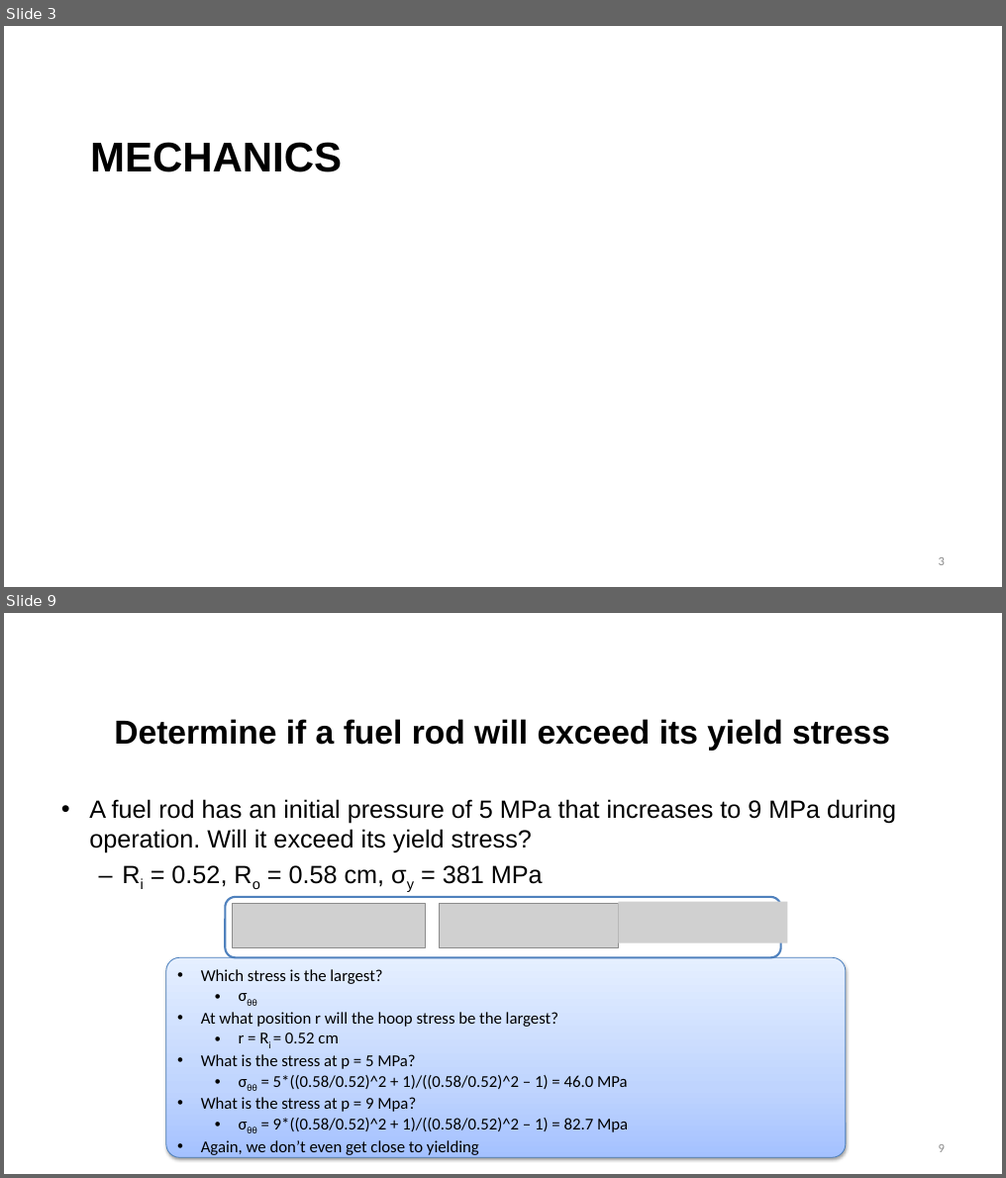
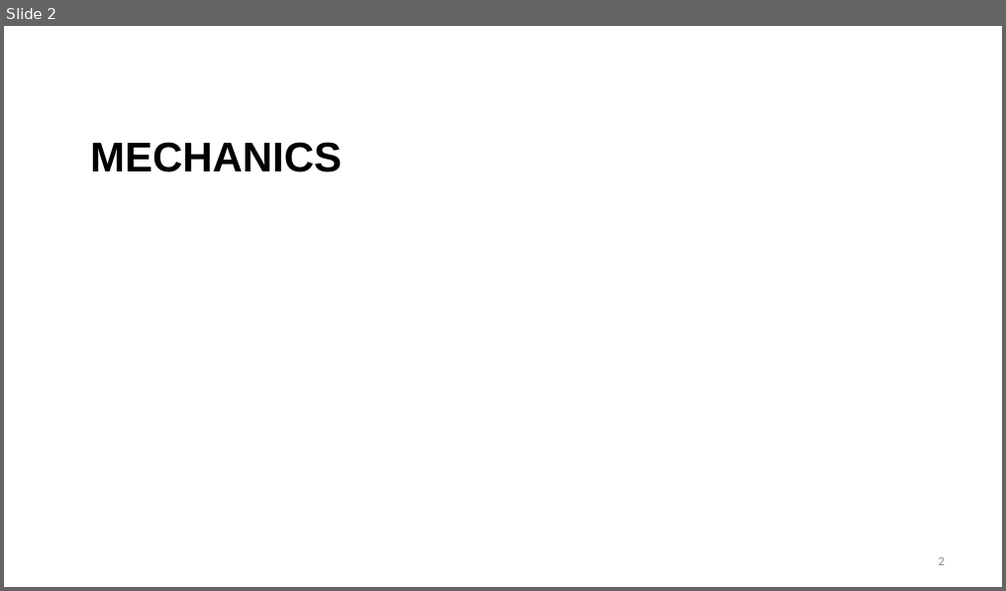
Before and after one commit to benbeeler/TEACHING, a slide deck: Nuclear_Fuel_Performance/NE533_Spring2026/Module2/Lec6_mechanics.pptx. Shown one above the other, each under a label of ours: slides 3 and 9 before the commit, slide 2 after it; the slides between them are not shown. The pictures are 1006x1178 and 1006x591 pixels, drawn with LibreOffice and Linux fonts; fonts in the diff are those of the drawing; grey boxes stand for pictures; background and template pictures are left out. Boxes give left, top, right and bottom in pixels: in the first picture for what was removed or moved away, otherwise in the second. Text is boxed around its words. In the diff, an @@ line names an element or a change of style, - is before the commit and + after.

```diff
--- a/Nuclear_Fuel_Performance/NE533_Spring2026/Module2/Lec6_mechanics.pptx
+++ b/Nuclear_Fuel_Performance/NE533_Spring2026/Module2/Lec6_mechanics.pptx
@@ slide 9 removed at box(4, 613, 1002, 1174), background #FFFFFF @@
@@ title removed at box(114, 719, 890, 751) @@
-Determine if a fuel rod will exceed its yield stress
@@ text removed at box(89, 799, 896, 887) @@
-• A fuel rod has an initial pressure of 5 MPa that increases to 9 MPa during operation. Will it exceed its yield stress?
-  – Ri = 0.52, Ro = 0.58 cm, σy = 381 MPa
@@ rounded rectangle removed at box(225, 897, 781, 959) @@
@@ picture removed at box(233, 903, 426, 949) @@
@@ picture removed at box(439, 903, 618, 949) @@
@@ picture removed at box(619, 902, 788, 943) @@
@@ rounded rectangle removed at box(166, 959, 846, 1158) @@
-• Which stress is the largest?
-  • σθθ
-• At what position r will the hoop stress be the largest?
-  • r = Ri = 0.52 cm
-• What is the stress at p = 5 MPa?
-  • σθθ = 5*((0.58/0.52)^2 + 1)/((0.58/0.52)^2 – 1) = 46.0 MPa
-• What is the stress at p = 9 Mpa?
-  • σθθ = 9*((0.58/0.52)^2 + 1)/((0.58/0.52)^2 – 1) = 82.7 Mpa
-• Again, we don’t even get close to yielding
@@ page number removed at box(939, 1145, 944, 1153) @@
-9
@@ what was slide 3 is now slide 2 @@
```
Also in this commit, not shown: 1 slide changed, 8 slides added, 37 other slides removed, 42 other files.
